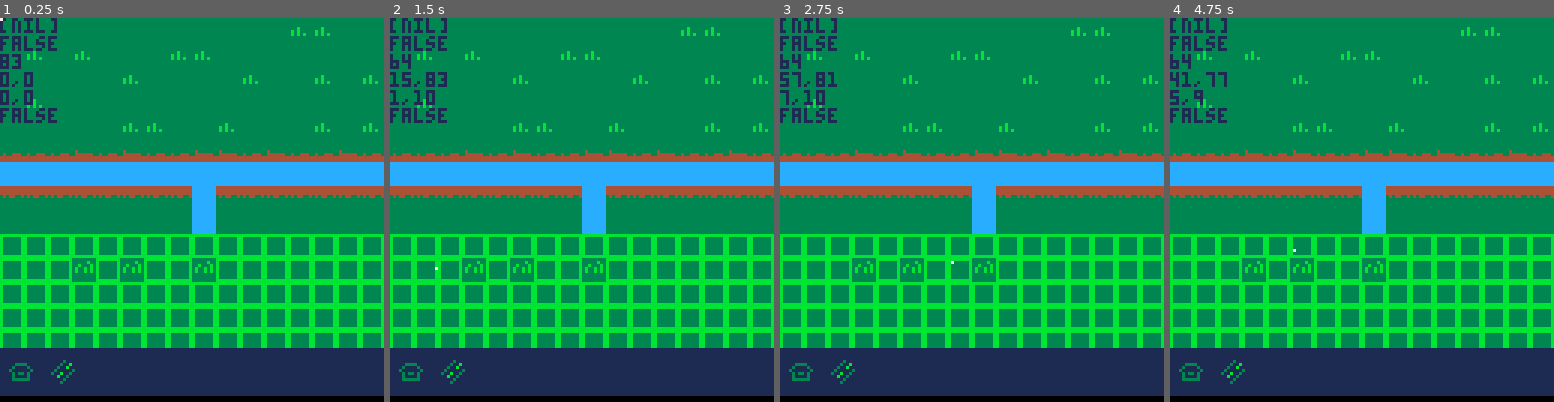
Above: before the commit, frames 1-4 (left to right).
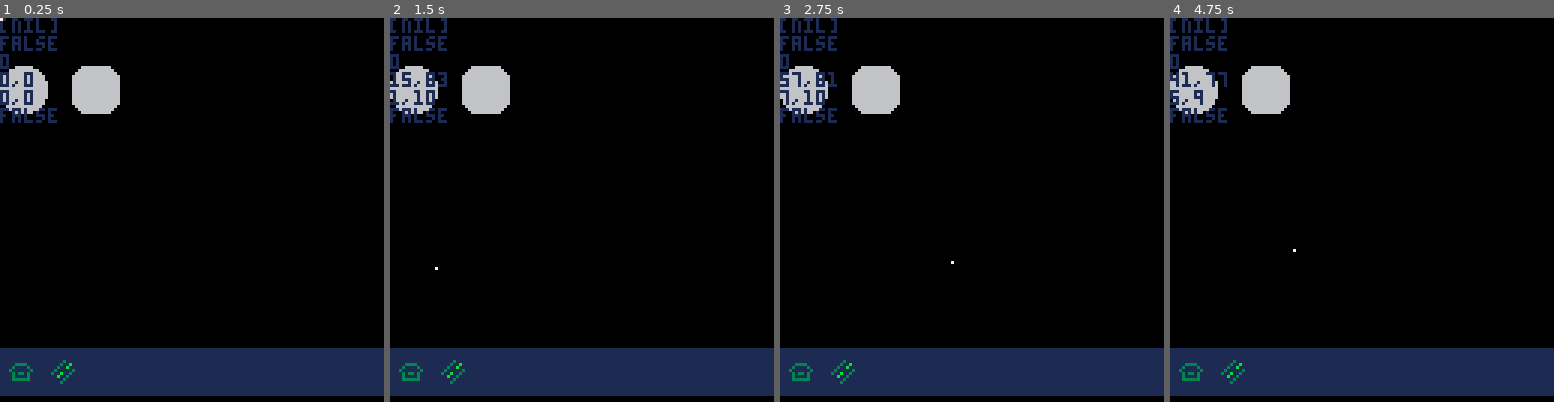
Above: after the commit, the same moments.

Repository: alainpuron/pico-8
Game: PICO-8 cartridge city.p8
Two runs of this game, one before a commit and one after it. Both use one fixed random seed, a clock stepped at 60 frames per second and the inputs below.
Inputs (mouse positions are in pixels of both pictures, inside the frame that each line leads up to):
- Up to frame 1 (0.25 s): no input
- Up to frame 2 (1.5 s): click (670, 121) at 0.67 s; click (436, 267) at 1.22 s
- Up to frame 3 (2.75 s): click (887, 114) at 1.77 s; click (952, 259) at 2.32 s
- Up to frame 4 (4.75 s): click (1404, 106) at 2.87 s; click (1465, 256) at 3.42 s; click (1231, 102) at 3.97 s; click (1292, 248) at 4.52 s

The runs differ from the first frame. In frame 1, 85% of the frame differs, in the area x 0-100%, y 0-86%; in frame 2, 85%; in frame 3, 85%; in frame 4, 85%.

Commit message:
Add files via upload

Diff:
--- a/city.p8
+++ b/city.p8
@@ -156,7 +156,7 @@
 end
 
 function consts_update()
-
+	del_selection() -- del the current selection
 end
 
 function consts_draw()
@@ -218,11 +218,6 @@
 							selection = i	-- updates the selection
 					end -- if
 
-					-- del selection
-					if is_mouse_click_type(mouse,right_click)	then
-									selection = nil	-- updates the selection
-					end
-
   end -- if
 
 	end -- for
@@ -236,7 +231,13 @@
 end -- function
 
 
-
+function del_selection()
+
+		if is_mouse_click_type(mouse,right_click)	then
+				selection = nil	-- updates the selection
+		end
+
+end
 -->8
 -- tile selection for building --
 
@@ -244,40 +245,47 @@
 
 	-- store the selected tiles
 		to_be_built = {}
-
+		building_spr = {32,33}
 end
 
 function blueprint_update()
 
-	add_to(to_be_built)
+	add_to(to_be_built) -- adds the row and column to the list
 end
 
 function blueprint_draw()
 
 	print(can_placed())
-
 	for i in all(to_be_built) do
 			spr(i.sp,i.x,i.y,1,1)
 	end
 
 end
 
-
+-- stores the values in list
 function add_to(to_be_built)
 
+ local sel_spr = selected_update(building_spr)
 
 	if can_placed() then
+
 
 				add(to_be_built,	{
 					x = cursor_x,
 					y = cursor_y,
-					sp = 32
+					sp = sel_spr
 				})
 
 	end
 
 end
 
+-- return the sprite base on selection
+function selected_update(building_spr)
+
+		return	building_spr[selection]
+
+end
 
 -- can the selection be placed
 function can_placed()
@@ -387,24 +395,21 @@
 
 
 
+…(13 lines of a section not shown)…
 __map__
-5353535353535353535353535454535340404040404040404040404040404040404040404040400000000000000000000000000000000000000000000000000000000000000000000000000000000000000000000000000000000000000000000000000000000000000000000000000000000000000000000000000000000000
-5354535453535354545353535353535340404040404040404040404040404040404040404040400000000000000000000000000000000000000000000000000000000000000000000000000000000000000000000000000000000000000000000000000000000000000000000000000000000000000000000000000000000000
-5353535353545353535354535354535440404040404040404040404040404040404040404040400000000000000000000000000000000000000000000000000000000000000000000000000000000000000000000000000000000000000000000000000000000000000000000000000000000000000000000000000000000000
-5354535353535353535353535353535340404040404040404040404040404040404040404040400000000000000000000000000000000000000000000000000000000000000000000000000000000000000000000000000000000000000000000000000000000000000000000000000000000000000000000000000000000000
-5353535353545453535453535354535440404040404040404040404040404040404040404040400000000000000000000000000000000000000000000000000000000000000000000000000000000000000000000000000000000000000000000000000000000000000000000000000000000000000000000000000000000000
-5151515251525151525251525151525140404040404040404040404040404040404040404040400000000000000000000000000000000000000000000000000000000000000000000000000000000000000000000000000000000000000000000000000000000000000000000000000000000000000000000000000000000000
-5050505050505050505050505050505040404040404040404040404040404040404040404040400000000000000000000000000000000000000000000000000000000000000000000000000000000000000000000000000000000000000000000000000000000000000000000000000000000000000000000000000000000000
-5555555555555555505555555555555540404040404040404040404040404040404040404040400000000000000000000000000000000000000000000000000000000000000000000000000000000000000000000000000000000000000000000000000000000000000000000000000000000000000000000000000000000000
-5353535353535353505353535353535340404040404040404040404040404040404040404040400000000000000000000000000000000000000000000000000000000000000000000000000000000000000000000000000000000000000000000000000000000000000000000000000000000000000000000000000000000000
-4040404040404040404040404040404040404040404040404040404040404040404040404040400000000000000000000000000000000000000000000000000000000000000000000000000000000000000000000000000000000000000000000000000000000000000000000000000000000000000000000000000000000000
-4040404140414040414040404040404040404040404040404040404040404040404040404040400000000000000000000000000000000000000000000000000000000000000000000000000000000000000000000000000000000000000000000000000000000000000000000000000000000000000000000000000000000000
-4040404040404040404040404040404040404040404040404040404040404040404040404040400000000000000000000000000000000000000000000000000000000000000000000000000000000000000000000000000000000000000000000000000000000000000000000000000000000000000000000000000000000000
-4040404040404040404040404040404040404040404040404040404040404040404040404040400000000000000000000000000000000000000000000000000000000000000000000000000000000000000000000000000000000000000000000000000000000000000000000000000000000000000000000000000000000000
-4040404040404040404040404040404040404040404040404040404040404040404040404040400000000000000000000000000000000000000000000000000000000000000000000000000000000000000000000000000000000000000000000000000000000000000000000000000000000000000000000000000000000000
-4242424242424242424242424242424242424242424240404040404040404040404040404040400000000000000000000000000000000000000000000000000000000000000000000000000000000000000000000000000000000000000000000000000000000000000000000000000000000000000000000000000000000000
-4242424242424242424242424242424242424242424240404040404040404040404040404040400000000000000000000000000000000000000000000000000000000000000000000000000000000000000000000000000000000000000000000000000000000000000000000000000000000000000000000000000000000000
-4242424242424242424242424242424242424242424240404040404040404040404040404040400000000000000000000000000000000000000000000000000000000000000000000000000000000000000000000000000000000000000000000000000000000000000000000000000000000000000000000000000000000000
-4242424242424242424242424242424242424242424240404040404040404040404040404040400000000000000000000000000000000000000000000000000000000000000000000000000000000000000000000000000000000000000000000000000000000000000000000000000000000000000000000000000000000000
-4040404040404040404040404040404040404040404040404040404040404040404040404040400000000000000000000000000000000000000000000000000000000000000000000000000000000000000000000000000000000000000000000000000000000000000000000000000000000000000000000000000000000000
-4040404040404040404040404040404040404040404040404040404040404040404040404040400000000000000000000000000000000000000000000000000000000000000000000000000000000000000000000000000000000000000000000000000000000000000000000000000000000000000000000000000000000000
+0000000000000000000000000000000000000000000000000000000000000000000000000000000000000000000000000000000000000000000000000000000000000000000000000000000000000000000000000000000000000000000000000000000000000000000000000000000000000000000000000000000000000000
+0000000000000000000000000000000000000000000000000000000000000000000000000000000000000000000000000000000000000000000000000000000000000000000000000000000000000000000000000000000000000000000000000000000000000000000000000000000000000000000000000000000000000000
+979800898a000000000000000000000000000000000000000000000000000000000000000000000000000000000000000000000000000000000000000000000000000000000000000000000000000000000000000000000000000000000000000000000000000000000000000000000000000000000000000000000000000000
+a7a800999a000000000000000000000000000000000000000000000000000000000000000000000000000000000000000000000000000000000000000000000000000000000000000000000000000000000000000000000000000000000000000000000000000000000000000000000000000000000000000000000000000000
Not shown, changed: 29 lines of the sprite sheet (__gfx__) section of city.p8
